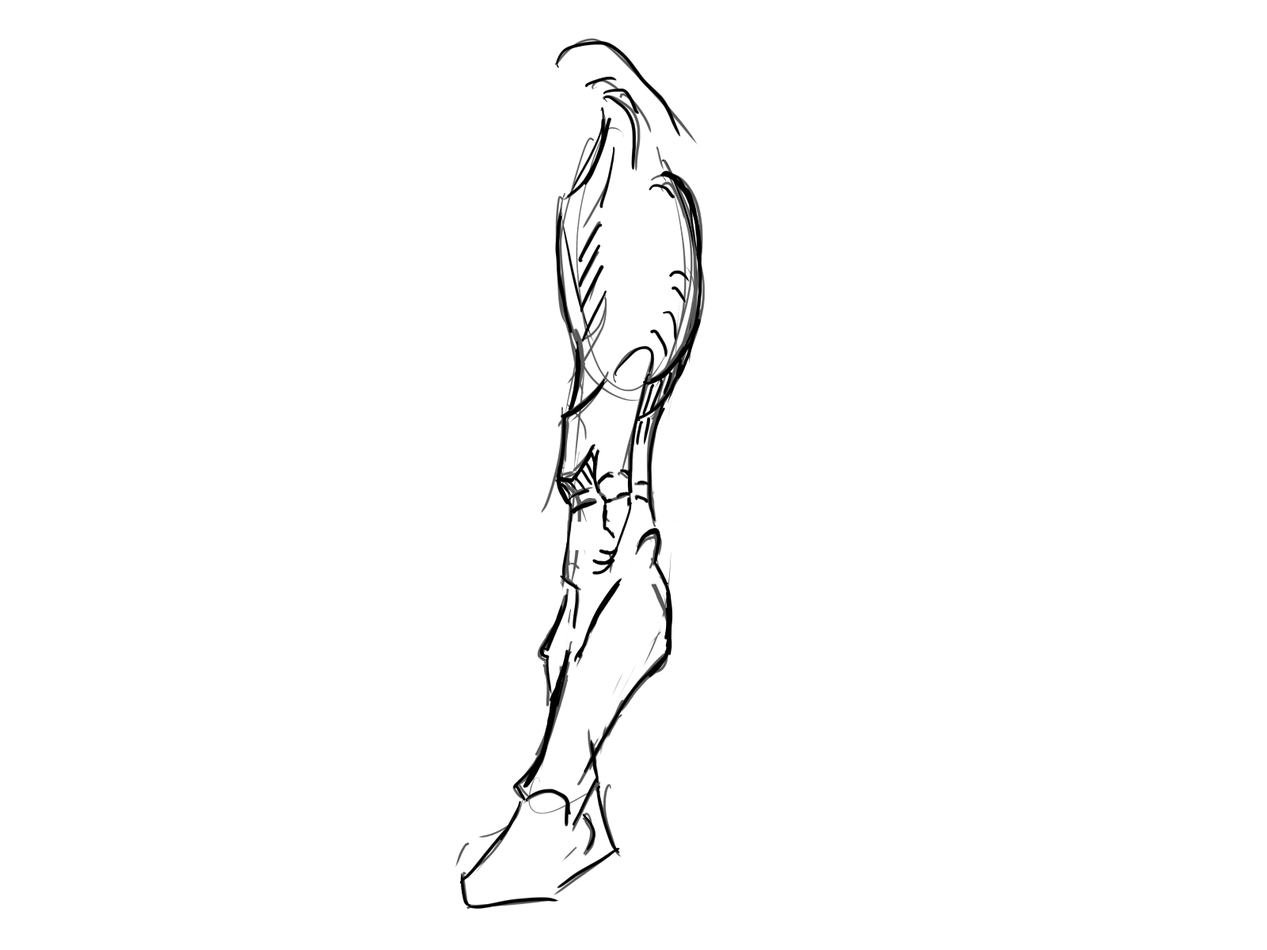
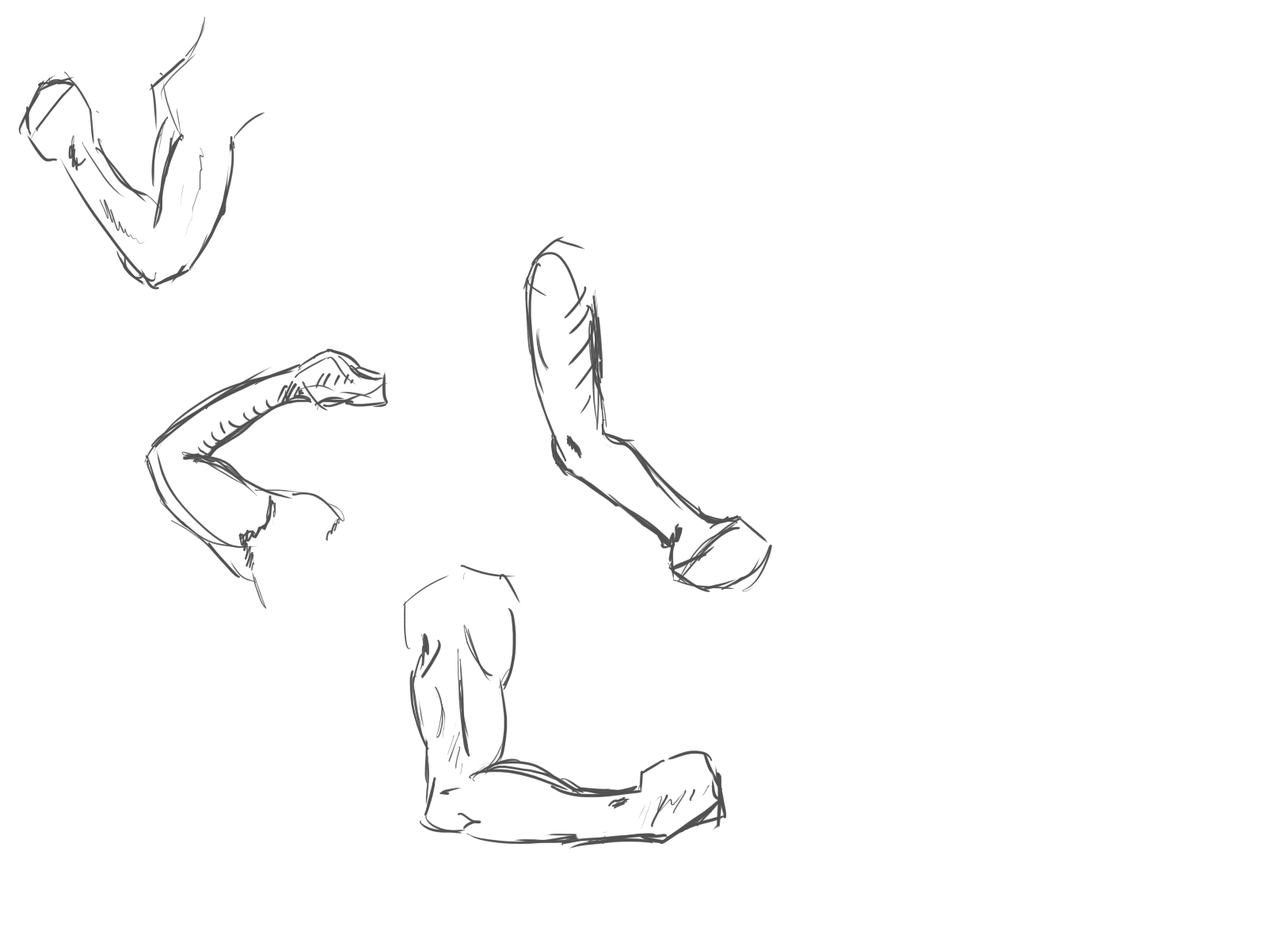
Layer changes from the first 1267×950 image to the second:
hid "Legs", painted on it over [18, 16, 772, 910]
showed "Arms 2", painted on it over [18, 16, 772, 910]
painted on "Background" over [18, 16, 772, 910]
